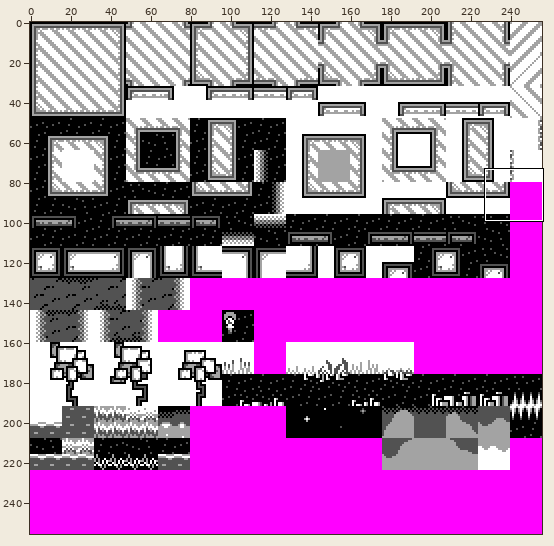
One commit to this sprite sheet: data/blocks.def.png. The picture above shows the old version from afar; the outline marks the close-up.
Close-up. As it was:
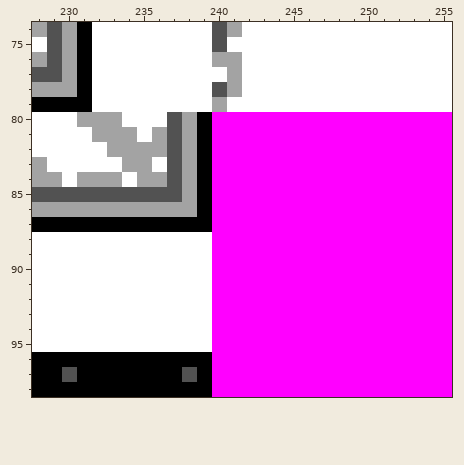
The file is 256x256 pixels. Shown: x 228..255, y 74..98.
And afterwards:
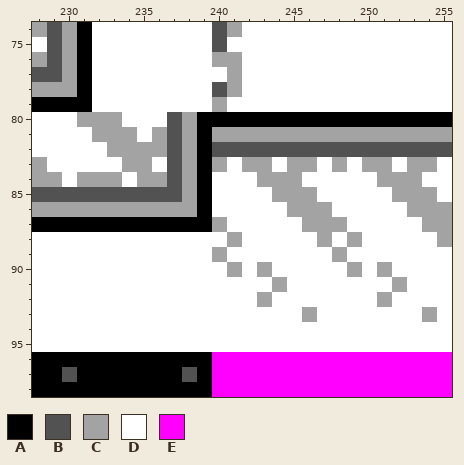
Palette (. is transparent): A #000000  B #525252  C #a3a3a3  D #ffffff  E #ff00ff
What changed:
y 80: x 240..255 EEEEEEEEEEEEEEEE -> AAAAAAAAAAAAAAAA
y 81: x 240..255 EEEEEEEEEEEEEEEE -> CCCCCCCCCCCCCCCC
y 82: x 240..255 EEEEEEEEEEEEEEEE -> BBBBBBBBBBBBBBBB
y 83: x 240..255 EEEEEEEEEEEEEEEE -> CDCCDCCDCDCCDCCD
y 84: x 240..255 EEEEEEEEEEEEEEEE -> DDDCCCDDDDDCCCDD
y 85: x 240..255 EEEEEEEEEEEEEEEE -> DDDDCCCDDDDDCCCD
y 86: x 240..255 EEEEEEEEEEEEEEEE -> DDDDDCCCDDDDDCCC
y 87: x 240..255 EEEEEEEEEEEEEEEE -> CDDDDDCCCDDDDDCC
y 88: x 240..255 EEEEEEEEEEEEEEEE -> DCDDDDDCDCDDDDDC
y 89: x 240..255 EEEEEEEEEEEEEEEE -> CDDDDDDDCDDDDDDD
y 90: x 240..255 EEEEEEEEEEEEEEEE -> DCDCDDDDDCDCDDDD
y 91: x 240..255 EEEEEEEEEEEEEEEE -> DDDDCDDDDDDDCDDD
y 92: x 240..255 EEEEEEEEEEEEEEEE -> DDDCDDDDDDDCDDDD
y 93: x 240..255 EEEEEEEEEEEEEEEE -> DDDDDDCDDDDDDDCD
y 94..95: x 240..255 EEEEEEEEEEEEEEEE -> DDDDDDDDDDDDDDDD
Boxes around the changes in both close-ups, in picture pixels (x1, y1, x2, y2):
changed: (212, 112, 452, 352)
